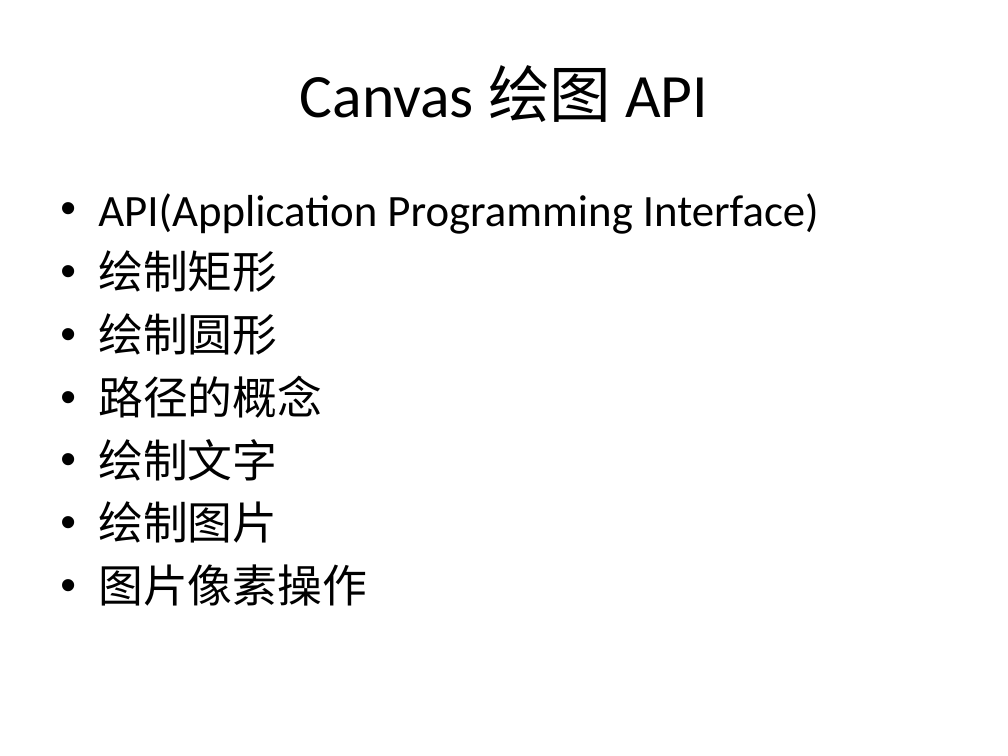
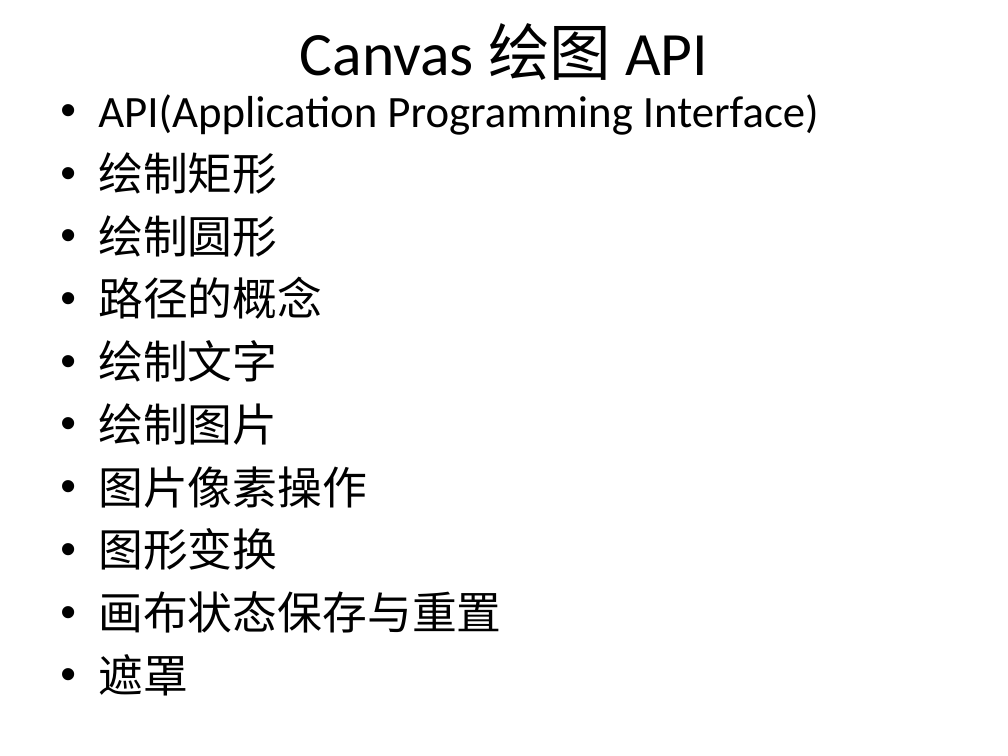
Before and after one commit to plter/HTML5Course20160612, a slide deck: slide 42 of Web前端教学记录.pptx. Drawn at 1008x756 pixels with LibreOffice and Linux fonts; fonts in the diff are those of the drawing. Boxes give left, top, right and bottom in pixels: in the first picture for what was removed or moved away, otherwise in the second. Text is boxed around its words. In the diff, an @@ line names an element or a change of style, - is before the commit and + after.

```diff
--- a/Web前端教学记录.pptx
+++ b/Web前端教学记录.pptx
@@ title "Canvas 绘图 API": place and size @@
-title "Canvas 绘图 API" at [300,65,708,122]
+title "Canvas 绘图 API" at [300,23,708,80]
@@ text "API(Application Programming Interface)": place and size @@
-text "API(Application Programming Interface)" at [98,193,819,606]
+text "API(Application Programming Interface)" at [98,94,819,696]
@@ text at [98,528,501,696]: paragraphs added @@
+• 图形变换
+• 画布状态保存与重置
+• 遮罩
```
Also in this commit, not shown: 8 other files.
